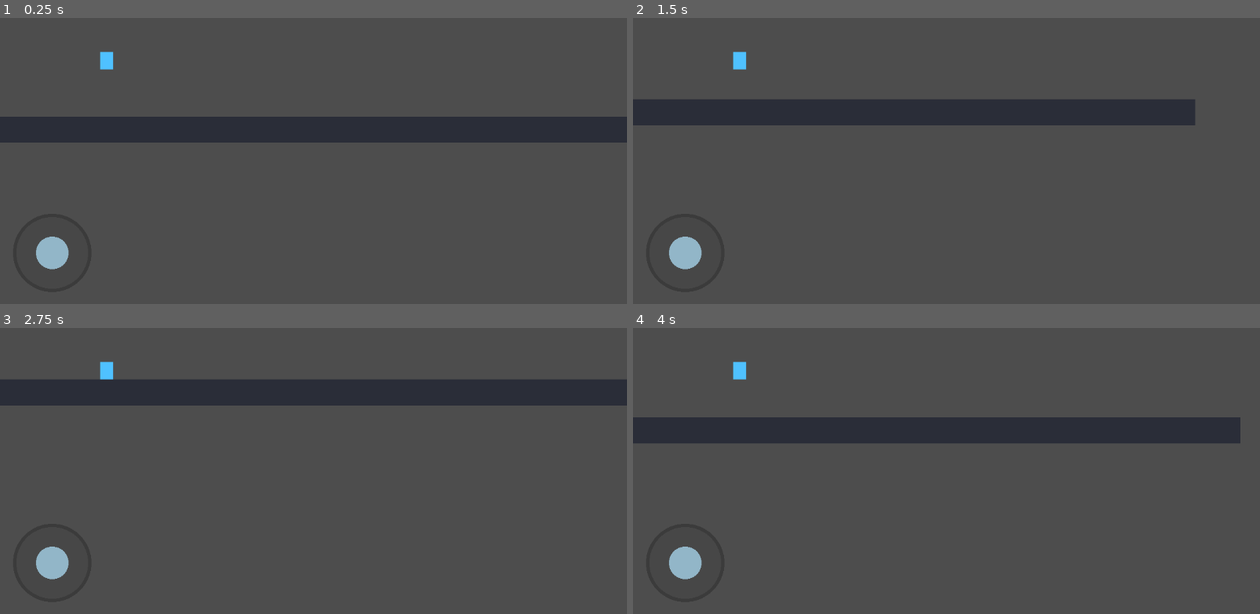
Above: before the commit, frames 1-4 (two rows, left to right).
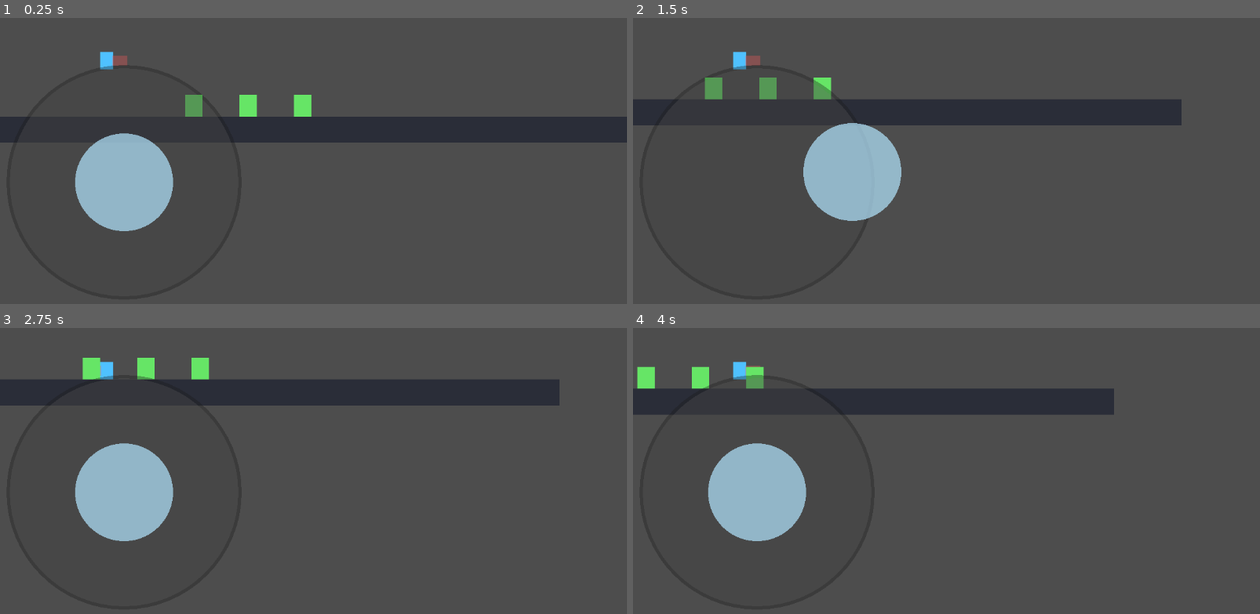
Above: after the commit, the same moments.

Repository: jenemia/BuildingSlash
Game: Godot game, scene res://node_2d.tscn
Same seed, same stepped clock (60 frames per second), same inputs: the game is played once before the commit and once after it.
Inputs (mouse positions are in pixels of both pictures, inside the frame that each line leads up to):
- Up to frame 1 (0.25 s): no input
- Up to frame 2 (1.5 s): move the mouse to (1084, 118) at 0.52 s; hold D (move_right) 0.53-1.25 s; tap J (attack, bound only after the commit) at 0.6 s; click (1084, 118) at 0.67 s; tap Space (jump) at 0.77 s; drag from (821, 155) to (915, 206) at 1.27 s
- Up to frame 3 (2.75 s): move the mouse to (376, 368) at 2.02 s; hold A (move_left) from 2.03 s (still down); tap J (attack, bound only after the commit) at 2.1 s
- Up to frame 4 (4 s): release A (move_left) at 2.75 s; drag from (915, 516) to (758, 393) at 2.77 s; move the mouse to (1134, 499) at 3.52 s; hold D (move_right) from 3.53 s (still down); tap J (attack, bound only after the commit) at 3.6 s; tap Space (jump) at 3.77 s

The runs differ from the first frame. In frame 1, 5.5% of the frame differs, in the area x 5-50%, y 13-88%; in frame 2, 5.6%; in frame 3, 6.3%; in frame 4, 19%, in the area x 0-97%, y 13-88%.

Commit message:
feat(prototype): 모바일 조이스틱 개선과 전투 프로토타입 변경을 반영한다

Diff:
--- a/node_2d.tscn
+++ b/node_2d.tscn
@@ -1,7 +1,8 @@
-[gd_scene load_steps=4 format=3 uid="uid://dt313wg2imqoo"]
+[gd_scene load_steps=5 format=3 uid="uid://dt313wg2imqoo"]
 
 [ext_resource type="PackedScene" path="res://scenes/player/Player.tscn" id="1_dwb4w"]
 [ext_resource type="PackedScene" path="res://scenes/ui/MobileJoystick.tscn" id="2_7ofhs"]
+[ext_resource type="PackedScene" path="res://scenes/world/DummyTarget.tscn" id="3_dmytg"]
 
 [sub_resource type="RectangleShape2D" id="RectangleShape2D_41j68"]
 size = Vector2(1280, 48)
@@ -20,6 +21,15 @@
 color = Color(0.164706, 0.180392, 0.219608, 1)
 polygon = PackedVector2Array(-640, -24, 640, -24, 640, 24, -640, 24)
 
+[node name="DummyTargetA" parent="." instance=ExtResource("3_dmytg")]
+position = Vector2(420, 636)
+
+[node name="DummyTargetB" parent="." instance=ExtResource("3_dmytg")]
+position = Vector2(520, 636)
+
+[node name="DummyTargetC" parent="." instance=ExtResource("3_dmytg")]
+position = Vector2(620, 636)
+
 [node name="Camera2D" type="Camera2D" parent="Player"]
 position = Vector2(380, 140)
 enabled = true
--- a/project.godot
+++ b/project.godot
@@ -32,6 +32,11 @@
 "events": [Object(InputEventKey,"resource_local_to_scene":false,"resource_name":"","device":-1,"window_id":0,"alt_press …(193 unchanged characters)…
 ]
 }
+attack={
+"deadzone": 0.5,
+"events": [Object(InputEventKey,"resource_local_to_scene":false,"resource_name":"","device":-1,"window_id":0,"alt_pressed":false,"shift_pressed":false,"ctrl_pressed":false,"meta_pressed":false,"pressed":false,"keycode":74,"physical_keycode":74,"key_label":74,"unicode":106,"location":0,"echo":false,"script":null)
+]
+}
 
 [dotnet]
 
--- a/scenes/player/Player.tscn
+++ b/scenes/player/Player.tscn
@@ -1,9 +1,13 @@
-[gd_scene load_steps=3 format=3]
+[gd_scene load_steps=6 format=3]
 
 [ext_resource type="Script" path="res://scripts/player/player_controller.gd" id="1_i2wq8"]
+[ext_resource type="Script" path="res://scripts/player/player_attack.gd" id="2_0r4wo"]
 
 [sub_resource type="RectangleShape2D" id="RectangleShape2D_8f7hj"]
 size = Vector2(24, 32)
+
+[sub_resource type="RectangleShape2D" id="RectangleShape2D_attack"]
+size = Vector2(28, 18)
 
 [node name="Player" type="CharacterBody2D"]
 position = Vector2(260, 520)
@@ -15,3 +19,18 @@
 [node name="BodyVisual" type="Polygon2D" parent="."]
 color = Color(0.309804, 0.756863, 1, 1)
 polygon = PackedVector2Array(-12, -16, 12, -16, 12, 16, -12, 16)
+
+[node name="AttackHitbox" type="Area2D" parent="."]
+position = Vector2(24, 0)
+monitoring = false
+monitorable = false
+
+[node name="CollisionShape2D" type="CollisionShape2D" parent="AttackHitbox"]
+shape = SubResource("RectangleShape2D_attack")
+
+[node name="AttackDebugVisual" type="Polygon2D" parent="AttackHitbox"]
+color = Color(1, 0.34902, 0.34902, 0.32)
+polygon = PackedVector2Array(-14, -9, 14, -9, 14, 9, -14, 9)
+
+[node name="AttackComponent" type="Node" parent="."]
+script = ExtResource("2_0r4wo")
--- /dev/null
+++ b/scenes/world/DummyTarget.tscn
@@ -0,0 +1,16 @@
+[gd_scene load_steps=3 format=3]
+
+[ext_resource type="Script" path="res://scripts/world/dummy_target.gd" id="1_4pn7m"]
+
+[sub_resource type="RectangleShape2D" id="RectangleShape2D_1q7lh"]
+size = Vector2(32, 40)
+
+[node name="DummyTarget" type="StaticBody2D"]
+script = ExtResource("1_4pn7m")
+
+[node name="CollisionShape2D" type="CollisionShape2D" parent="."]
+shape = SubResource("RectangleShape2D_1q7lh")
+
+[node name="BodyVisual" type="Polygon2D" parent="."]
+color = Color(0.4, 0.9, 0.4, 1)
+polygon = PackedVector2Array(-16, -20, 16, -20, 16, 20, -16, 20)
--- /dev/null
+++ b/scripts/player/player_attack.gd
@@ -0,0 +1,94 @@
+extends Node
+
+@export var debug_print: bool = true
+@export var attack_damage: int = 1
+@export var attack_cooldown: float = 0.25
+@export var attack_active_time: float = 0.08
+@export var attack_offset_x: float = 24.0
+
+@onready var player: CharacterBody2D = get_parent() as CharacterBody2D
+@onready var hitbox: Area2D = $"../AttackHitbox"
+
+var is_attacking: bool = false
+var cooldown_left: float = 0.0
+var active_left: float = 0.0
+var attack_facing: int = 1
+var _already_hit: Dictionary = {}
+
+func _ready() -> void:
+	_validate_input_actions()
+	hitbox.monitoring = false
+	hitbox.body_entered.connect(_on_body_entered)
+	hitbox.area_entered.connect(_on_area_entered)
+
+func _physics_process(delta: float) -> void:
+	if cooldown_left > 0.0:
+		cooldown_left = maxf(0.0, cooldown_left - delta)
+
+	if is_attacking:
+		active_left -= delta
+		if active_left <= 0.0:
+			_end_attack()
+
+	if Input.is_action_just_pressed("attack"):
+		_try_start_attack()
+
+func _try_start_attack() -> void:
+	if is_attacking or cooldown_left > 0.0:
+		return
+
+	is_attacking = true
+	active_left = attack_active_time
+	cooldown_left = attack_cooldown
+	_already_hit.clear()
+
+	attack_facing = _get_player_facing()
+	hitbox.position.x = attack_offset_x * attack_facing
+	hitbox.monitoring = true
+
+	if debug_print:
+		print("[Attack] start facing=%d" % attack_facing)
+
+func _end_attack() -> void:
+	is_attacking = false
+	hitbox.monitoring = false
+
+	if debug_print:
+		print("[Attack] end")
+
+func _on_body_entered(body: Node) -> void:
+	_try_apply_hit(body)
+
+func _on_area_entered(area: Area2D) -> void:
+	if area == hitbox:
+		return
+	_try_apply_hit(area.get_parent())
+
+func _try_apply_hit(target: Node) -> void:
+	if target == null or target == player:
+		return
+
+	var id := target.get_instance_id()
+	if _already_hit.has(id):
+		return
+	_already_hit[id] = true
+
+	if target.has_method("take_hit"):
+		target.call("take_hit", attack_damage, player)
+		if debug_print:
+			print("[Attack] hit target=%s damage=%d" % [target.name, attack_damage])
+		return
+
+	if target.is_in_group("hittable"):
+		if debug_print:
+			print("[Attack] hittable(no take_hit) target=%s" % target.name)
+
+func _get_player_facing() -> int:
+	if player != null and player.has_method("get_facing"):
+		var value := int(player.call("get_facing"))
+		return -1 if value < 0 else 1
+	return 1
+
+func _validate_input_actions() -> void:
+	if not InputMap.has_action("attack"):
+		push_warning("[PlayerAttack] Missing input action: attack")
--- a/scripts/player/player_controller.gd
+++ b/scripts/player/player_controller.gd
@@ -72,6 +72,9 @@
 func trigger_mobile_jump() -> void:
 	mobile_jump_requested = true
 
+func get_facing() -> int:
+	return facing
+
 func _validate_input_actions() -> void:
 	var required_actions := ["move_left", "move_right", "jump"]
 	for action in required_actions:
--- a/scripts/ui/mobile_joystick.gd
+++ b/scripts/ui/mobile_joystick.gd
@@ -3,10 +3,10 @@
 signal move_axis_changed(axis: float)
 signal jump_triggered
 
-@export var base_radius: float = 72.0
-@export var knob_radius: float = 30.0
-@export var left_margin: float = 96.0
-@export var bottom_margin: float = 110.0
+@export var base_radius: float = 216.0
+@export var knob_radius: float = 90.0
+@export var left_margin: float = 220.0
+@export var bottom_margin: float = 240.0
 @export var deadzone: float = 0.2
 @export var jump_threshold: float = 0.7
 
@@ -18,6 +18,7 @@
 func _ready() -> void:
 	set_anchors_preset(Control.PRESET_FULL_RECT)
 	mouse_filter = Control.MOUSE_FILTER_IGNORE
+	visible = _should_show_on_this_device()
 	_update_layout()
 	get_viewport().size_changed.connect(_update_layout)
 
@@ -78,10 +79,26 @@
 
 func _update_layout() -> void:
 	var viewport_size := get_viewport_rect().size
-	_base_center = Vector2(left_margin, viewport_size.y - bottom_margin)
+	var padding := 12.0
+	var min_x := base_radius + padding
+	var max_x := viewport_size.x - base_radius - padding
+	var min_y := base_radius + padding
+	var max_y := viewport_size.y - base_radius - padding
+
+	var target_x := clampf(left_margin, min_x, max_x)
+	var target_y := clampf(viewport_size.y - bottom_margin, min_y, max_y)
+	_base_center = Vector2(target_x, target_y)
+
 	if _active_touch_id == -1:
 		_knob_offset = Vector2.ZERO
 	queue_redraw()
+
+func _should_show_on_this_device() -> bool:
+	if OS.has_feature("mobile"):
+		return true
+	if DisplayServer.has_method("is_touchscreen_available"):
+		return DisplayServer.is_touchscreen_available()
+	return false
 
 func _draw() -> void:
 	draw_circle(_base_center, base_radius, Color(0.1, 0.1, 0.1, 0.35))
--- /dev/null
+++ b/scripts/world/dummy_target.gd
@@ -0,0 +1,29 @@
+extends StaticBody2D
+
+@export var max_hp: int = 5
+@export var debug_print: bool = true
+
+var hp: int
+
+@onready var visual: Polygon2D = $BodyVisual
+
+func _ready() -> void:
+	hp = max_hp
+	add_to_group("hittable")
+	_update_visual()
+
+func take_hit(damage: int, source: Node) -> void:
+	hp = max(0, hp - max(1, damage))
+	if debug_print:
+		print("[DummyTarget] hit by=%s damage=%d hp=%d/%d" % [source.name, damage, hp, max_hp])
+	_update_visual()
+	if hp <= 0:
+		queue_free()
+
+func _update_visual() -> void:
+	if hp >= int(max_hp * 0.6):
+		visual.color = Color(0.4, 0.9, 0.4, 1.0)
+	elif hp >= int(max_hp * 0.3):
+		visual.color = Color(1.0, 0.75, 0.2, 1.0)
+	else:
+		visual.color = Color(1.0, 0.3, 0.3, 1.0)
Not shown, added: scripts/player/player_attack.gd.uid
Not shown, added: scripts/ui/mobile_joystick.gd.uid
Not shown, added: scripts/world/dummy_target.gd.uid
Not shown, changed: docs/resource-replacement-checklist.md
Not shown, added: docs/t02-attack-system-implementation.md
